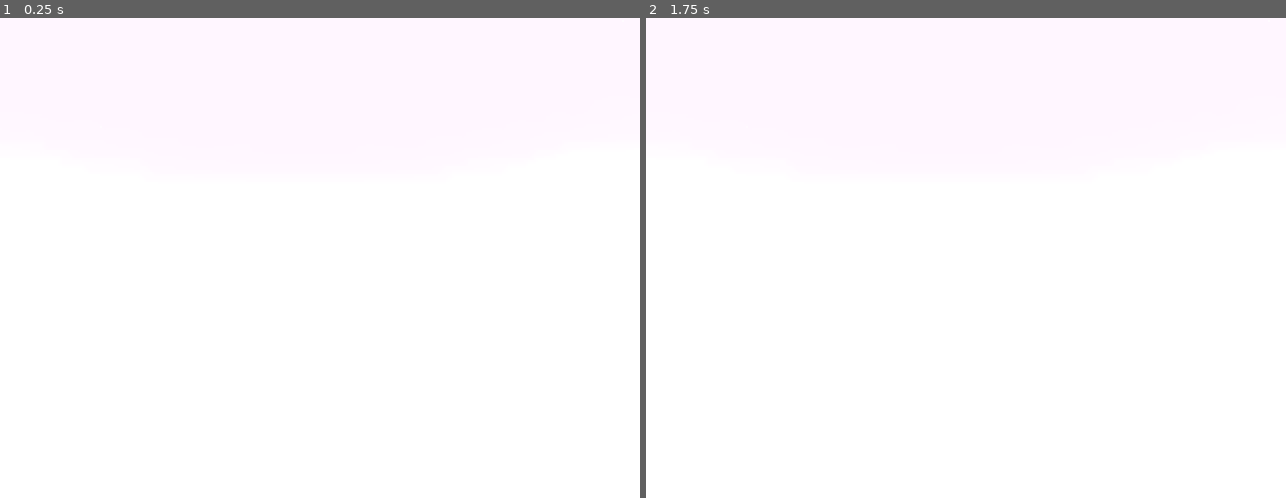
Above: before the commit, frames 1-2 (left to right).
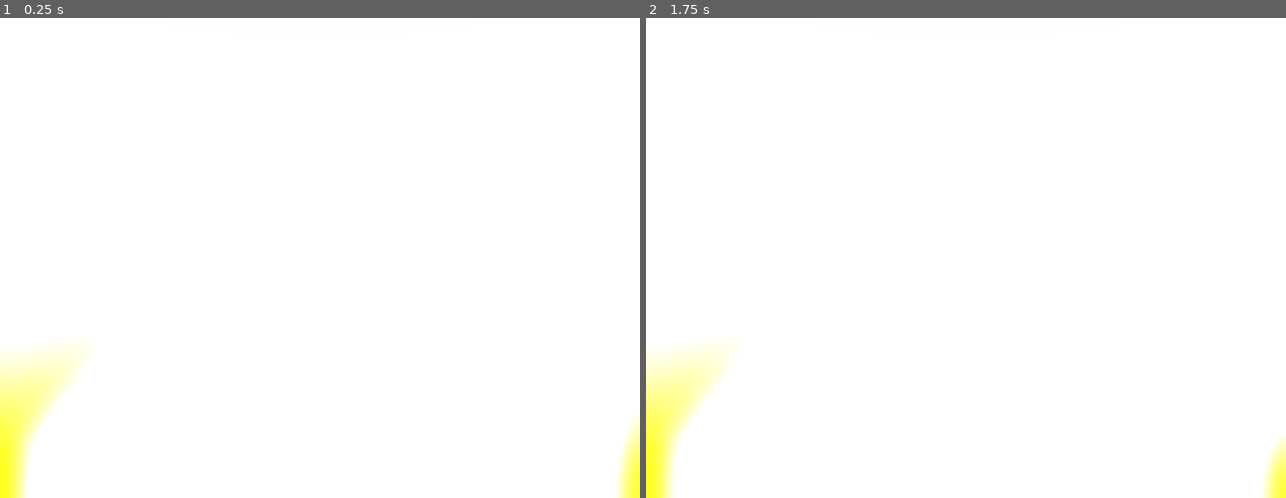
Above: after the commit, the same moments.

Repository: Manautbertonboitel/Dslite-Rebirth
Game: Godot game, scene res://levels/camera_system_dev/camera_system_dev.tscn
The game is run twice, just before and just after one commit, with the same random seed, the same clock (stepped at 60 frames per second) and the same inputs. This scene is started directly instead of the project's main scene.
Inputs (mouse positions are in pixels of both pictures, inside the frame that each line leads up to):
- Up to frame 1 (0.25 s): no input
- Up to frame 2 (1.75 s): tap Enter at 0.5 s; move the mouse to (1106, 234) at 0.52 s; press the mouse at (1106, 234) at 0.53 s; hold D (move_right) 0.53-1.28 s; tap Space (jump) at 0.77, 1.25, 1.52 s; move the mouse to (838, 282) at 1.27 s; release the mouse at (838, 282) at 1.28 s; hold S (move_down) from 1.28 s (still down); click (838, 282) at 1.35 s

The runs differ from the first frame. In frame 1, 2.6% of the frame differs, in the area x 0-100%, y 69-100%; in frame 2, 2.5%.

Commit message:
UPDATE camera system, use prefab / scene system

Diff:
--- a/levels/camera_system_dev/camera_system_dev.tscn
+++ b/levels/camera_system_dev/camera_system_dev.tscn
@@ -1,11 +1,14 @@
-[gd_scene load_steps=5 format=3 uid="uid://bbrxswu30677a"]
+[gd_scene load_steps=6 format=3 uid="uid://bbrxswu30677a"]
 
 [ext_resource type="PackedScene" uid="uid://cnedxfn2pxh2t" path="res://addons/level/level.tscn" id="1_vq1bd"]
 [ext_resource type="PackedScene" uid="uid://cq0wq2tirpdqa" path="res://characters/heroes/player/player_3d_no_camera.tscn" id="2_2x0pp"]
-[ext_resource type="Script" uid="uid://bee4n1ld0v3ma" path="res://scripts/character_camera_controller/camera_system.gd" id="3_2x0pp"]
+[ext_resource type="PackedScene" uid="uid://5rcs18gvb8lt" path="res://scenes_prefabs/camera_system.tscn" id="3_ia08l"]
 
-[sub_resource type="BoxShape3D" id="BoxShape3D_vq1bd"]
-size = Vector3(5.407715, 8.083984, 7.955078)
+[sub_resource type="BoxShape3D" id="BoxShape3D_2x0pp"]
+size = Vector3(5.408539, 8.366211, 6.901062)
+
+[sub_resource type="BoxShape3D" id="BoxShape3D_ia08l"]
+size = Vector3(4.463707, 7, 7.7095337)
 
 [node name="Node3D" type="Node3D"]
 
@@ -14,35 +17,30 @@
 
 [node name="Player3DNoCamera" parent="." node_paths=PackedStringArray("_current_camera") instance=ExtResource("2_2x0pp")]
 transform = Transform3D(1, 0, 0, 0, 1, 0, 0, 0, 1, 0, 0, -35.97648)
-_current_camera = NodePath("../Camera3D")
+_current_camera = NodePath("../Cameras/CameraSystem/Camera3D")
 
-[node name="Camera3D" type="Camera3D" parent="."]
-transform = Transform3D(-0.9996992, -0.00969554, 0.02252994, -0.013125736, 0.9874345, -0.1574828, -0.020719957, -0.15773118, -0.9872647, 2.55649, 3.7227578, -50.67094)
-fov = 64.1
+[node name="Cameras" type="Node" parent="."]
 
-[node name="Camera3D2" type="Camera3D" parent="."]
-transform = Transform3D(-0.008382972, 0.020964118, 0.99974513, -0.014406222, 0.99967396, -0.021083422, -0.9998611, -0.014579291, -0.008078226, 16.938202, 7.474741, -26.355242)
-fov = 64.1
+[node name="CameraSystem" parent="Cameras" instance=ExtResource("3_ia08l")]
+transform = Transform3D(1, 0, 0, 0, 1, 0, 0, 0, 1, 4.4574537, 0, -33.20173)
 
-[node name="Area3D" type="Area3D" parent="." node_paths=PackedStringArray("linked_camera")]
-transform = Transform3D(1, 0, 0, 0, 1, 0, 0, 0, 1, 5.502579, 0.02958417, -29.176977)
-script = ExtResource("3_2x0pp")
-linked_camera = NodePath("../Camera3D2")
+[node name="CollisionShape3D" parent="Cameras/CameraSystem" index="0"]
+transform = Transform3D(1, 0, 0, 0, 1, 0, 0, 0, 1, 0.8089514, 2.3739014, 0.5126953)
 
-[node name="CollisionShape3D" type="CollisionShape3D" parent="Area3D"]
-transform = Transform3D(1, 0, 0, 0, 1, 0, 0, 0, 1, 0.54907227, 1.5644531, 2.168396)
-shape = SubResource("BoxShape3D_vq1bd")
+[node name="CollisionShape3D2" type="CollisionShape3D" parent="Cameras/CameraSystem"]
+transform = Transform3D(1, 0, 0, 0, 1, 0, 0, 0, 1, -3.9684997, 1.6907964, 5.9270973)
+shape = SubResource("BoxShape3D_2x0pp")
 
-[node name="Area3D2" type="Area3D" parent="." node_paths=PackedStringArray("linked_camera")]
-transform = Transform3D(1, 0, 0, 0, 1, 0, 0, 0, 1, 5.502579, 0.02958417, -37.17698)
-script = ExtResource("3_2x0pp")
-linked_camera = NodePath("../Camera3D")
+[node name="Camera3D" parent="Cameras/CameraSystem" index="2"]
+transform = Transform3D(-1, 1.518081e-08, -8.609464e-08, 0, 0.9848078, 0.17364821, 8.7422784e-08, 0.17364821, -0.9848078, -2.2052712, 5.0000005, -14.710716)
 
-[node name="CollisionShape3D" type="CollisionShape3D" parent="Area3D2"]
-transform = Transform3D(1, 0, 0, 0, 1, 0, 0, 0, 1, 0.54907227, 1.5644531, 2.168396)
-shape = SubResource("BoxShape3D_vq1bd")
+[node name="CameraSystem2" parent="Cameras" instance=ExtResource("3_ia08l")]
+transform = Transform3D(1, 0, 0, 0, 1, 0, 0, 0, 1, 5.9185553, 2.5235424, -29.260794)
 
-[connection signal="body_entered" from="Area3D" to="Area3D" method="_on_body_entered"]
-[connection signal="body_entered" from="Area3D2" to="Area3D2" method="_on_body_entered"]
+[node name="CollisionShape3D" parent="Cameras/CameraSystem2" index="0"]
+transform = Transform3D(1, 0, 0, 0, 1, 0, 0, 0, 1, -0.45735312, 0, 2.3311348)
+shape = SubResource("BoxShape3D_ia08l")
 
 [editable path="Player3DNoCamera"]
+[editable path="Cameras/CameraSystem"]
+[editable path="Cameras/CameraSystem2"]
--- /dev/null
+++ b/scenes_prefabs/camera_system.tscn
@@ -0,0 +1,19 @@
+[gd_scene load_steps=3 format=3 uid="uid://5rcs18gvb8lt"]
+
+[ext_resource type="Script" uid="uid://bee4n1ld0v3ma" path="res://scripts/character_camera_controller/camera_system.gd" id="1_2y2au"]
+
+[sub_resource type="BoxShape3D" id="BoxShape3D_vq1bd"]
+size = Vector3(5.408539, 7, 3.6765137)
+
+[node name="CameraSystem" type="Area3D" node_paths=PackedStringArray("linked_camera")]
+script = ExtResource("1_2y2au")
+linked_camera = NodePath("Camera3D")
+
+[node name="CollisionShape3D" type="CollisionShape3D" parent="."]
+shape = SubResource("BoxShape3D_vq1bd")
+
+[node name="Camera3D" type="Camera3D" parent="."]
+transform = Transform3D(-4.371139e-08, -0.17364818, 0.9848077, 0, 0.9848077, 0.17364818, -1, 7.590403e-09, -4.304731e-08, 10, 5, 0)
+fov = 65.0
+
+[connection signal="body_entered" from="." to="." method="_on_body_entered"]
